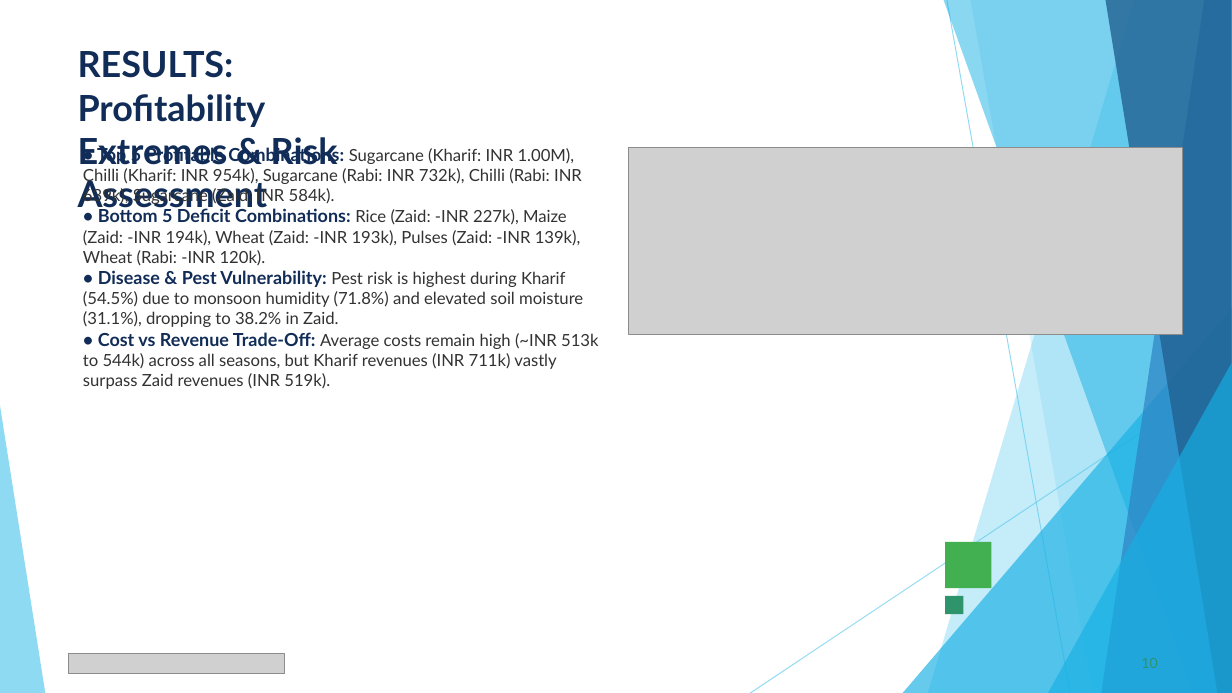
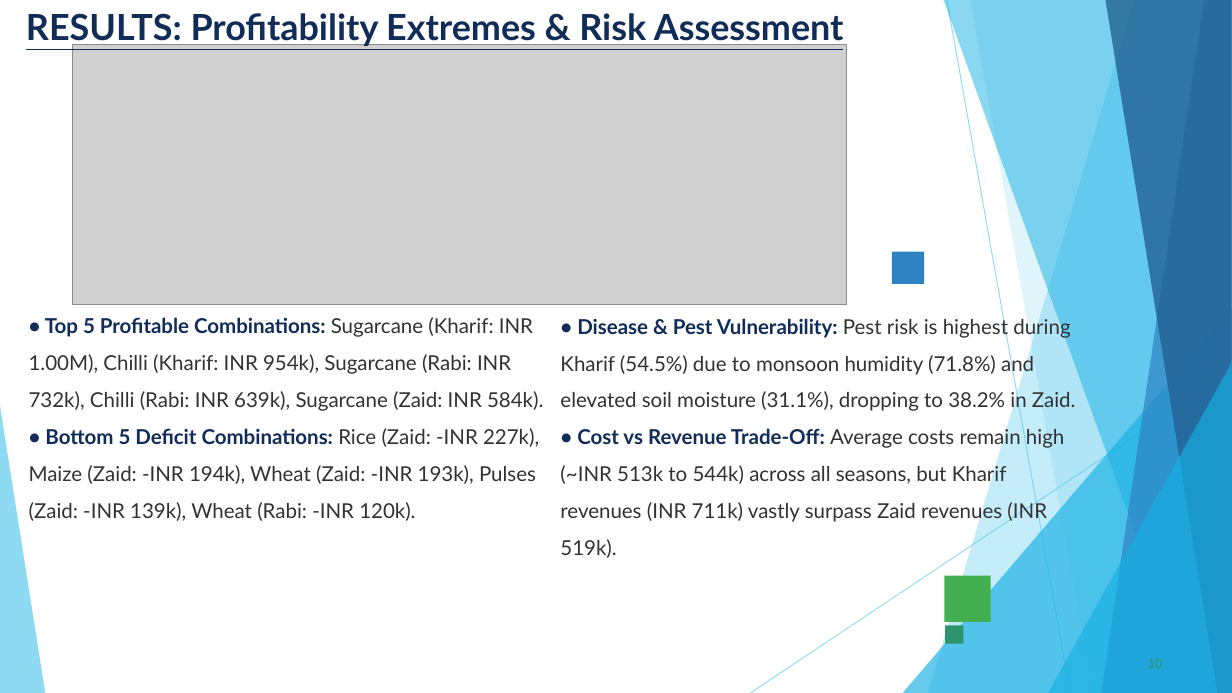
Before and after one commit to chourasiavinit9-dev/Seasonal_Major_project, a slide deck: slide 10 of VOIS_Major_Project_PPT_Submission_Template.pptx. Drawn at 1232x693 pixels with LibreOffice and Linux fonts; fonts in the diff are those of the drawing; grey boxes stand for pictures. Boxes give left, top, right and bottom in pixels: in the first picture for what was removed or moved away, otherwise in the second. Text is boxed around its words. In the diff, an @@ line names an element or a change of style, - is before the commit and + after.

```diff
--- a/VOIS_Major_Project_PPT_Submission_Template.pptx
+++ b/VOIS_Major_Project_PPT_Submission_Template.pptx
@@ title "RESULTS: Profitability Extremes & Risk ...": place and size @@
-title "RESULTS: Profitability Extremes & Risk ..." at box(78, 50, 338, 214)
+title "RESULTS: Profitability Extremes & Risk ..." at box(26, 13, 844, 47)
@@ title "RESULTS: Profitability Extremes & Risk ..." at box(26, 13, 844, 47): underline on @@
@@ freeform shape at box(1105, 0, 1232, 693): fill #226292 at 80% opacity to #236292 at 80% opacity @@
@@ picture: place and size @@
-picture at box(628, 148, 1183, 335)
+picture at box(72, 44, 847, 304)
@@ rectangle added at box(892, 251, 924, 284), fill #2E83C3 @@
@@ text "• Top 5 Profitable Combinations: ...": place and size @@
-text "• Top 5 Profitable Combinations: ..." at box(83, 145, 598, 389)
+text "• Top 5 Profitable Combinations: ..." at box(29, 317, 543, 521)
@@ text "• Top 5 Profitable Combinations: ..." at box(29, 317, 543, 521): size 14 to 16 pt in "• Top 5 Profitable Combinations:", "• Bottom 5 Deficit Combinations:"; size 13 to 16 pt in "Sugarcane (Kharif: INR 1.00M), Chilli (Kharif: INR ...", "Rice (Zaid: -INR 227k), Maize (Zaid: -INR ..."; line spacing 1 to 1.5 @@
@@ text at box(83, 270, 598, 389): paragraphs removed @@
-• Disease & Pest Vulnerability: Pest risk is highest during Kharif (54.5%) due to monsoon humidity (71.8%) and elevated soil moisture (31.1%), dropping to 38.2% in Zaid.
-• Cost vs Revenue Trade-Off: Average costs remain high (~INR 513k to 544k) across all seasons, but Kharif revenues (INR 711k) vastly surpass Zaid revenues (INR 519k).
@@ text added at box(560, 316, 1076, 558), 16 pt, text #323232 @@
+• Disease & Pest Vulnerability: Pest risk is highest during Kharif (54.5%) due to monsoon humidity (71.8%) and elevated soil moisture (31.1%), dropping to 38.2% in Zaid.
+• Cost vs Revenue Trade-Off: Average costs remain high (~INR 513k to 544k) across all seasons, but Kharif revenues (INR 711k) vastly surpass Zaid revenues (INR 519k).
@@ triangle removed at box(903, 308, 1232, 693) @@
@@ freeform shape added at box(903, 308, 1232, 693), fill #17B0E4 at 66% opacity @@
@@ triangle removed at box(1048, 363, 1232, 693) @@
@@ freeform shape added at box(1048, 363, 1232, 693), fill #17B0E4 at 66% opacity @@
@@ triangle removed at box(0, 406, 45, 693) @@
@@ freeform shape added at box(0, 406, 45, 693), fill #5FCBEF at 70% opacity @@
@@ rectangle: place and size @@
-rectangle at box(945, 543, 992, 589)
+rectangle at box(945, 576, 991, 622)
@@ rectangle: place and size @@
-rectangle at box(945, 596, 964, 615)
+rectangle at box(945, 626, 964, 644)
@@ picture removed at box(68, 654, 285, 674) @@
@@ page number removed at box(1141, 658, 1157, 668) @@
-10
@@ page number added at box(1148, 659, 1162, 668), 11 pt, text #2E946B @@
+10
```
Also in this commit, not shown: 13 other slides changed, 1 other file.
